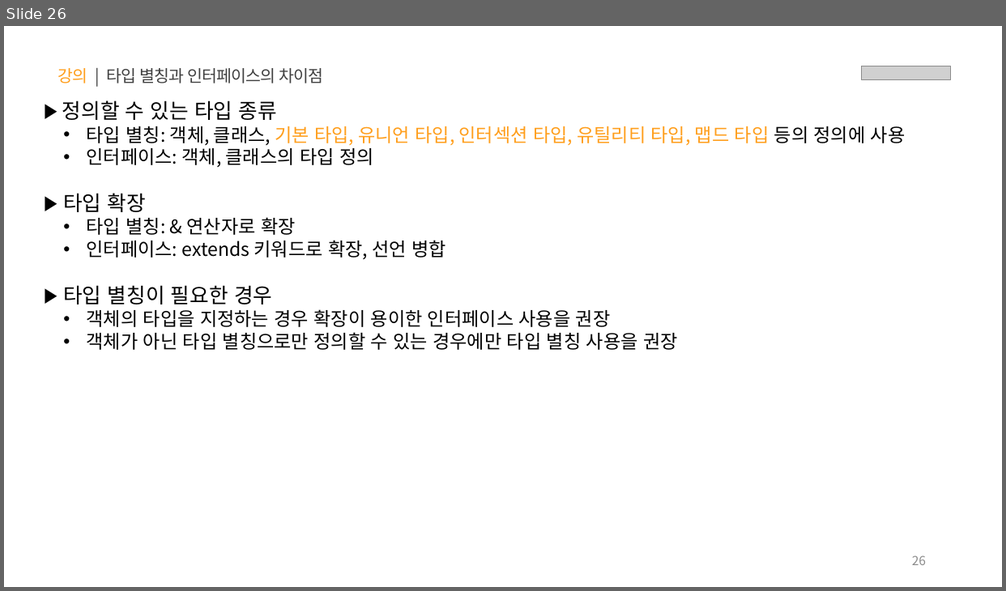
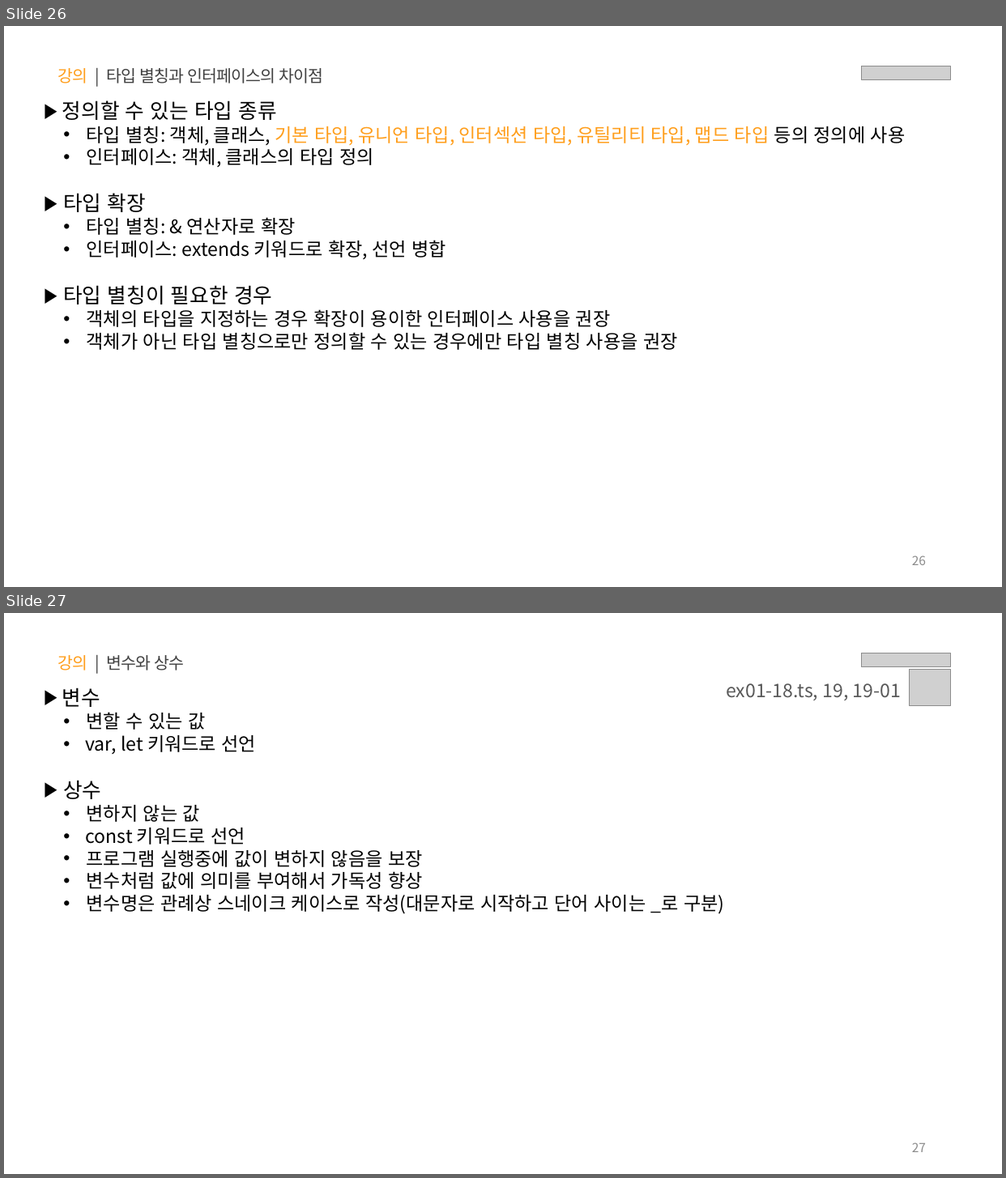
Before and after one commit to sy0725/ts-til, a slide deck: PPT/01.타입스크립트 - 타입 정의.pptx. Shown one above the other, each under a label of ours: slide 26 before the commit, slides 26 and 27 after it. The pictures are 1006x591 and 1006x1178 pixels, drawn with LibreOffice and Linux fonts; fonts in the diff are those of the drawing; grey boxes stand for pictures. Boxes give left, top, right and bottom in pixels: in the first picture for what was removed or moved away, otherwise in the second. Text is boxed around its words. In the diff, an @@ line names an element or a change of style, - is before the commit and + after.

```diff
--- a/PPT/01.타입스크립트 - 타입 정의.pptx
+++ b/PPT/01.타입스크립트 - 타입 정의.pptx
@@ slide 27 added at (x1=4, y1=613, x2=1002, y2=1174), background #FFFFFF @@
@@ text added at (x1=57, y1=655, x2=184, y2=671), 16 pt, text #404040 @@
+강의 | 변수와 상수
@@ picture added at (x1=862, y1=653, x2=951, y2=667) @@
@@ text added at (x1=726, y1=683, x2=901, y2=700), 18 pt, text #595959 @@
+ex01-18.ts, 19, 19-01
@@ picture added at (x1=910, y1=670, x2=951, y2=706) @@
@@ text added at (x1=62, y1=688, x2=724, y2=914), 18 pt, text #000000 @@
+▶ 변수
+  • 변할 수 있는 값
+  • var, let 키워드로 선언
+▶ 상수
+  • 변하지 않는 값
+  • const 키워드로 선언
+  • 프로그램 실행중에 값이 변하지 않음을 보장
+  • 변수처럼 값에 의미를 부여해서 가독성 향상
+  • 변수명은 관례상 스네이크 케이스로 작성(대문자로 시작하고 단어 사이는 _로 구분)
@@ page number added at (x1=912, y1=1143, x2=926, y2=1152), 12 pt, text #8C8C8C @@
+27
```
Also in this commit, not shown: 2 slides changed, 1 other slide added, 1 other file.
